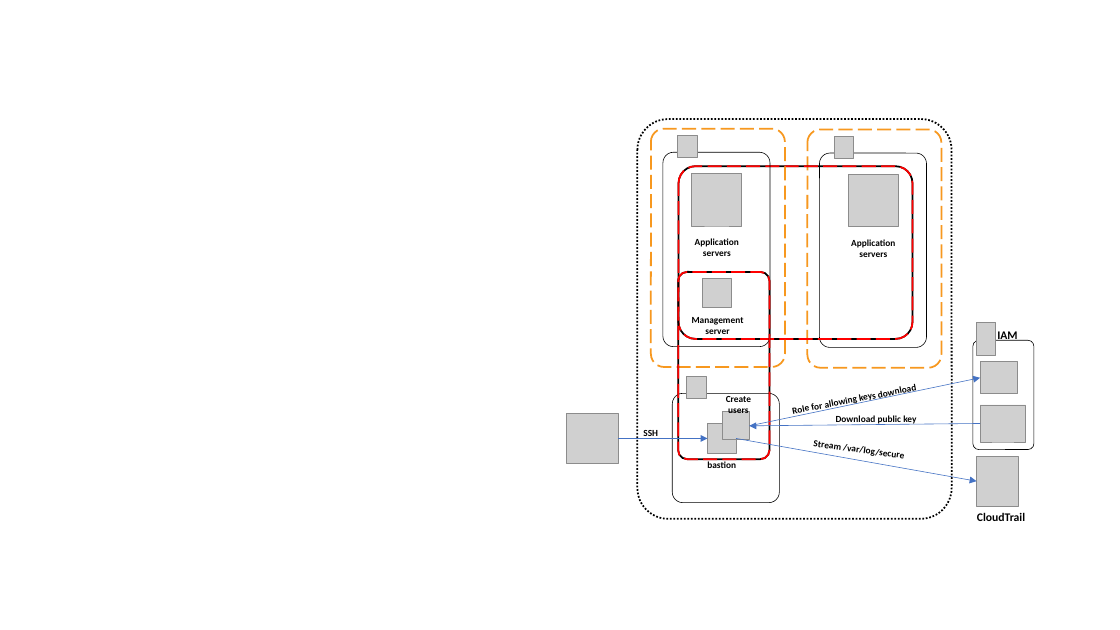
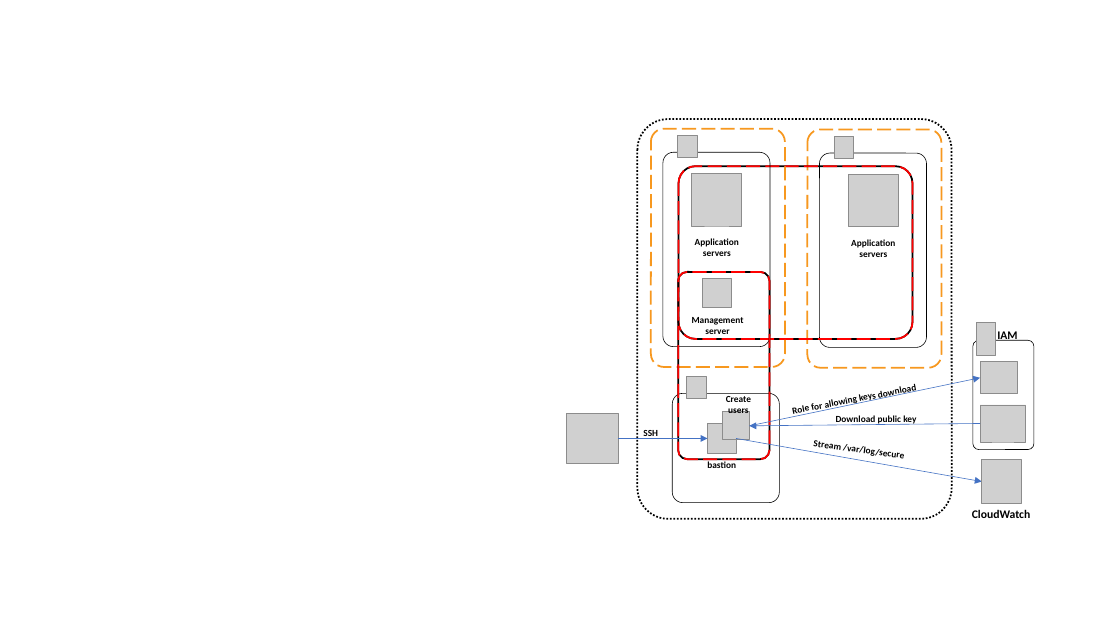
Before and after one commit to steinim/slides, a slide deck: slide 1 of continuous-security-in-the-cloud-buildstuff/ssh_audit.pptx. Drawn at 1120x630 pixels with LibreOffice and Linux fonts; fonts in the diff are those of the drawing; grey boxes stand for pictures. Boxes give left, top, right and bottom in pixels: in the first picture for what was removed or moved away, otherwise in the second. Text is boxed around its words. In the diff, an @@ line names an element or a change of style, - is before the commit and + after.

```diff
--- a/continuous-security-in-the-cloud-buildstuff/ssh_audit.pptx
+++ b/continuous-security-in-the-cloud-buildstuff/ssh_audit.pptx
@@ arrow moved from (736, 439) - (977, 481) to (736, 439) - (982, 481) @@
@@ picture: place and size @@
-picture at <box>977,456,1018,506</box>
+picture at <box>982,460,1022,504</box>
@@ text at <box>972,509,1030,518</box>: text changed @@
-CloudTrail
+CloudWatch
```
Also in this commit, not shown: 2 other files.
